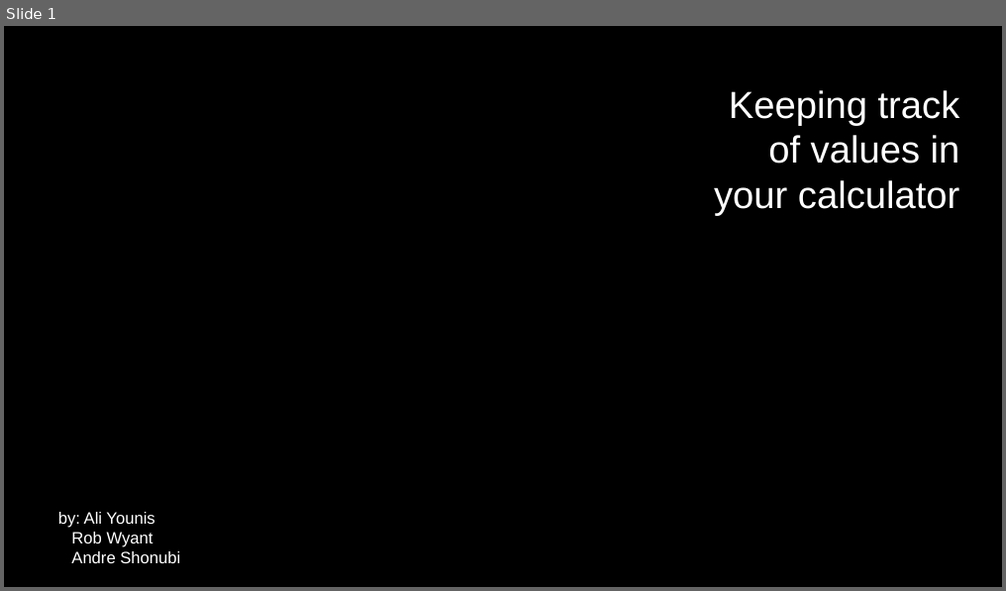
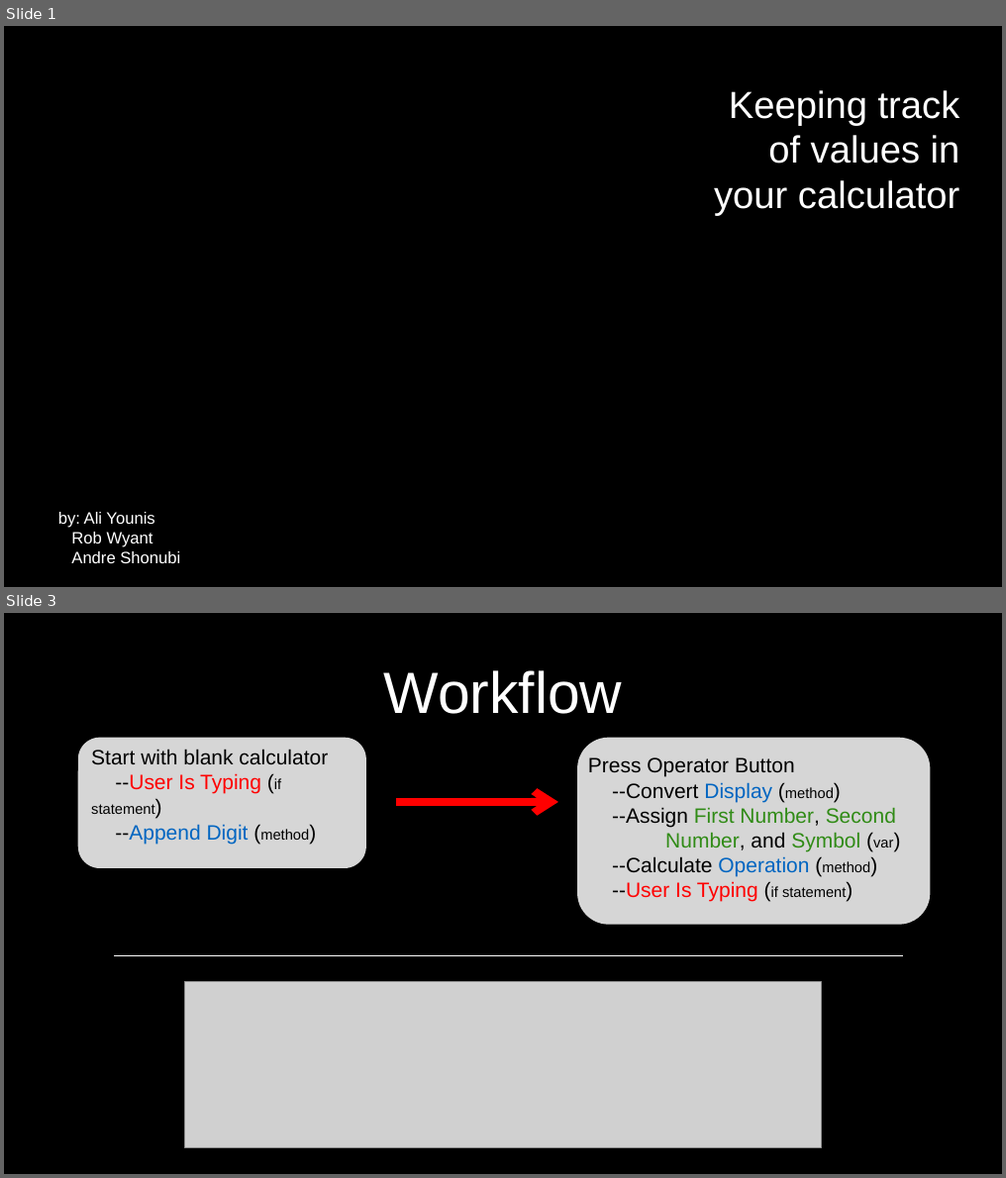
Before and after one commit to codedre/Midterm, a slide deck: Calculator Midterm/midterm_powerpoint.pptx. Shown one above the other, each under a label of ours: slide 1 before the commit, slides 1 and 3 after it; the slides between them are not shown. The pictures are 1006x591 and 1006x1178 pixels, drawn with LibreOffice and Linux fonts; fonts in the diff are those of the drawing; grey boxes stand for pictures; background and template pictures are left out. Boxes give left, top, right and bottom in pixels: in the first picture for what was removed or moved away, otherwise in the second. Text is boxed around its words. In the diff, an @@ line names an element or a change of style, - is before the commit and + after.

```diff
--- a/Calculator Midterm/midterm_powerpoint.pptx
+++ b/Calculator Midterm/midterm_powerpoint.pptx
@@ slide 3 added at <box>4,613,1002,1174</box>, background #000000 @@
@@ title added at <box>384,670,623,714</box>, 112 pt, text #FFFFFF @@
+Workflow
@@ rounded rectangle added at <box>78,738,366,868</box>, fill #FFFFFF at 84% opacity @@
@@ text added at <box>91,749,328,844</box>, 40 pt, text #000000 @@
+Start with blank calculator
+--User Is Typing (if statement)
+--Append Digit (method)
@@ rounded rectangle added at <box>577,738,930,925</box>, fill #FFFFFF at 84% opacity @@
@@ text added at <box>588,758,896,902</box>, 40 pt, text #000000 @@
+Press Operator Button
+--Convert Display (method)
+--Assign First Number, Second
+Number, and Symbol (var)
+--Calculate Operation (method)
+--User Is Typing (if statement)
@@ arrow added from (396, 802) to (558, 802), #FF0000 15 pt @@
@@ line added from (114, 957) to (903, 957), #FFFFFF 2 pt @@
@@ picture added at <box>185,982,821,1149</box> @@
```
Also in this commit, not shown: 1 slide changed, 2 other files.
